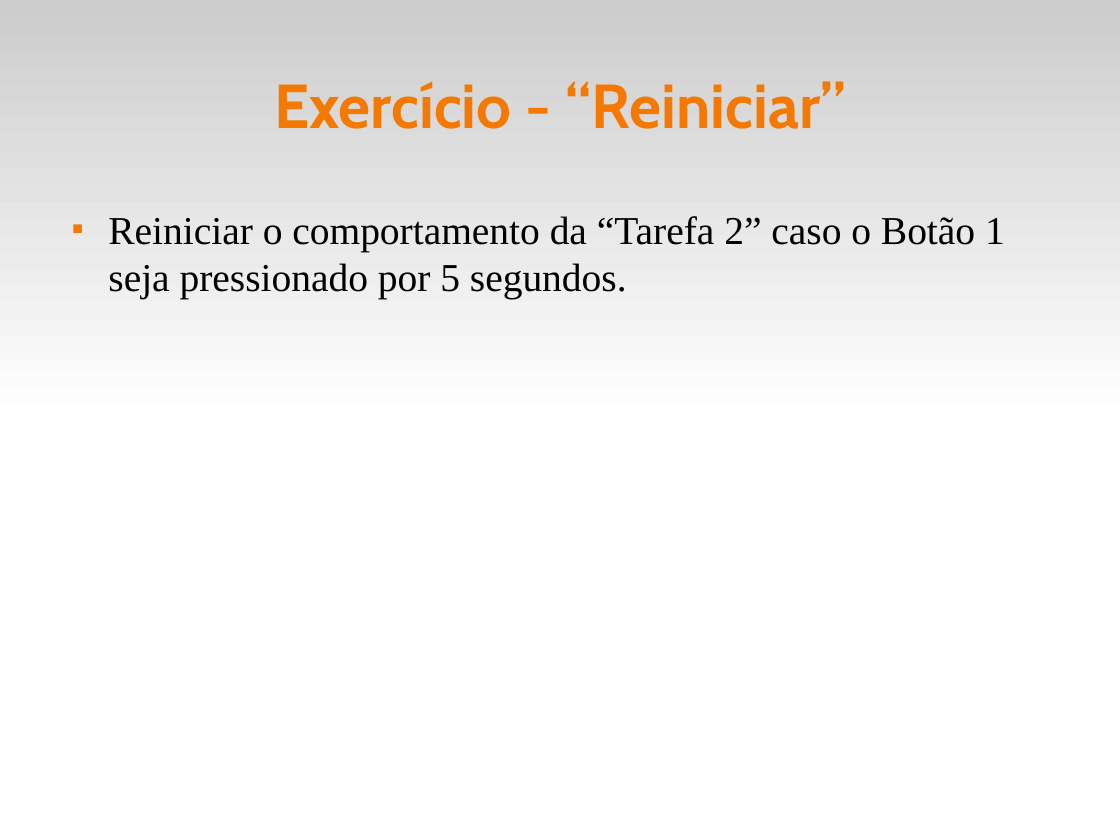
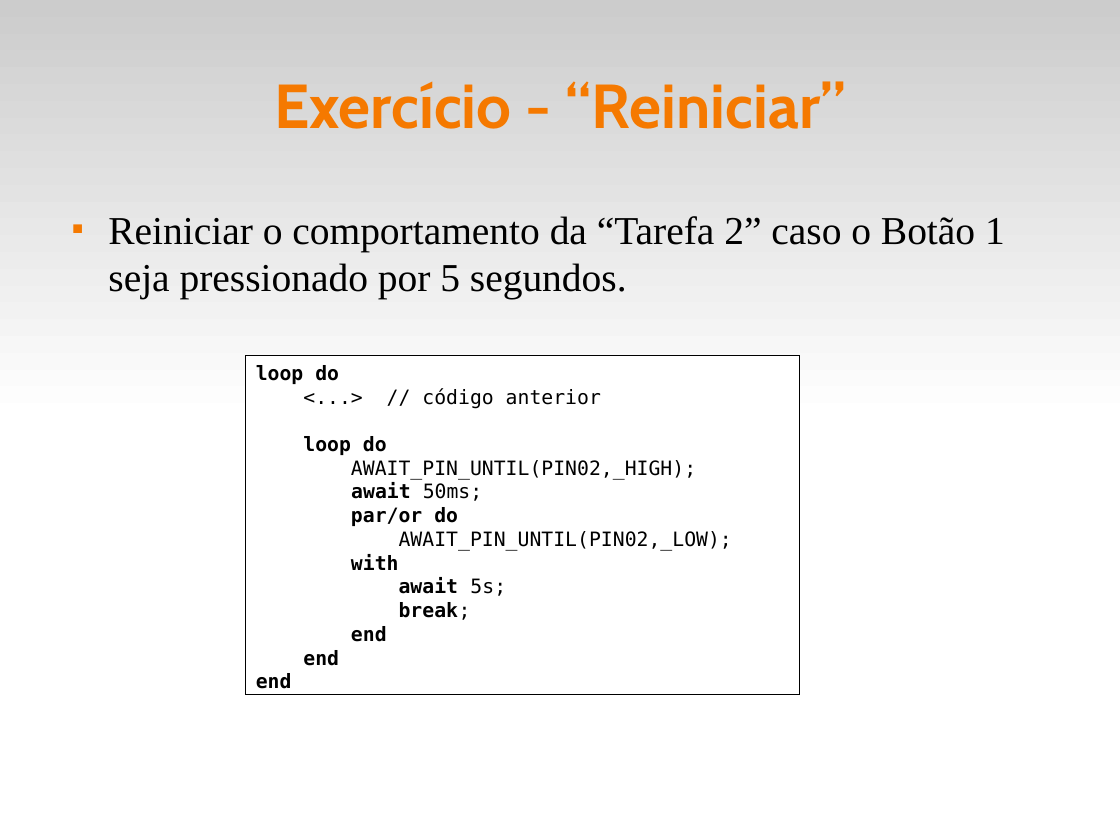
Before and after one commit to fsantanna-uerj/reativos, a slide deck: slide 17 of slides/05_ceu.odp (slide 16 before the commit). Drawn at 1120x840 pixels with LibreOffice and Linux fonts; fonts in the diff are those of the drawing. Boxes give left, top, right and bottom in pixels: in the first picture for what was removed or moved away, otherwise in the second. Text is boxed around its words. In the diff, an @@ line names an element or a change of style, - is before the commit and + after.

```diff
--- a/slides/05_ceu.odp
+++ b/slides/05_ceu.odp
@@ rectangle added at [246, 356, 800, 695], fill #FFFFFF, outline #000000 0 pt, 14 pt, text #000000 @@
+loop do
+<...> // código anterior
+loop do
+AWAIT_PIN_UNTIL(PIN02,_HIGH);
+await 50ms;
+par/or do
+AWAIT_PIN_UNTIL(PIN02,_LOW);
+with
+await 5s;
+break;
+end
+end
+end
```
Also in this commit, not shown: 1 other slide changed, 1 slide added, 5 other files.
